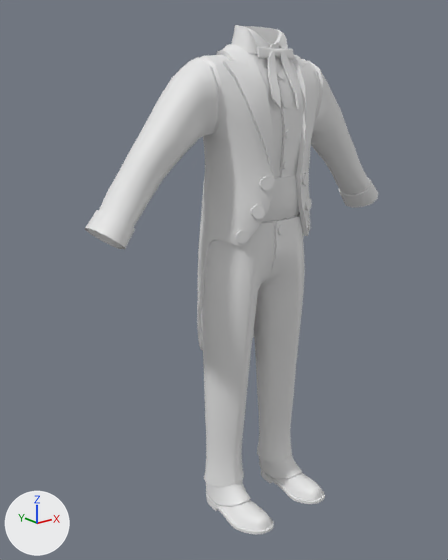
Renders of the Blender file Attires_Characters/1_MainCharacters/GingerDevil/Attire_MainCharacter_GingerDevil.blend from each side of a commit.
Both versions are drawn from a 50 mm camera at (-1.306, -1.469, 1.415) aimed at (0.005, 0.17, 0.76). The axes (+X, +Y, +Z) are drawn at lower left. The lights are the same throughout. The older version comes first.

Names of what the first picture shows: 'Attire_MainCharacter_GingerDevil'.
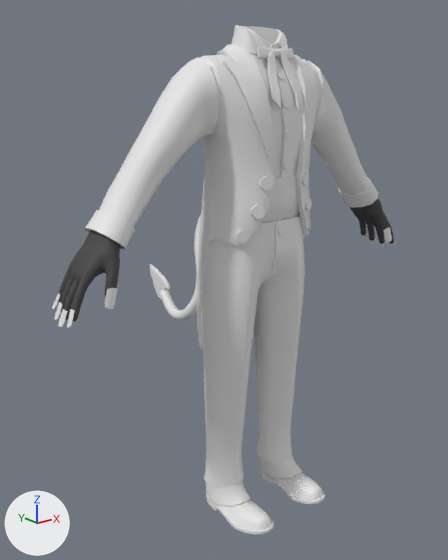
Commit message: Added GingerDevil character

Boxes (x1, y1, x2, y2) around the edits, measured in the pictures (448 x 560 px):
'Attire_MainCharacter_GingerDevil', reshaped (17% wider): before (85, 25, 378, 534); after (52, 25, 396, 534)
part 1 of me_attire_maincharacter_gingerdevil, added: after (350, 199, 396, 247)
part 2 of me_attire_maincharacter_gingerdevil, added: after (52, 230, 121, 328)
part 3 of me_attire_maincharacter_gingerdevil, added: after (150, 215, 201, 321)

Patch to the scene script:
```diff
--- a/Attires_Characters/1_MainCharacters/GingerDevil/Attire_MainCharacter_GingerDevil.blend.py
+++ b/Attires_Characters/1_MainCharacters/GingerDevil/Attire_MainCharacter_GingerDevil.blend.py
@@ mat_material_skin @@
+mat_material_skin = principled_material('Material_Skin')
+mat_material_skin.base_color = (0.0569, 0.0569, 0.0569)  # dark grey #434343
+mat_material_skin.roughness = 0.7
@@ mat_material_attire_maincharacter_gingerdevil @@
+mat_material_attire_maincharacter_gingerdevil = principled_material('Material_Attire_MainCharacter_GingerDevil')
+mat_material_attire_maincharacter_gingerdevil.base_color = (0.8, 0.8, 0.8)  # white #e7e7e7
@@ me_attire_maincharacter_gingerdevil @@
 # used by ob_attire_maincharacter_gingerdevil; location = (0.0, 0.0, 0.0)
-me_attire_maincharacter_gingerdevil.from_pydata(...)  # 3406 vertices, 3662 faces; spans x -0.58..0.58, y -0.23..0.15, z 0.0..1.59
+me_attire_maincharacter_gingerdevil.from_pydata(...)  # 5083 vertices, 5350 faces; spans x -0.69..0.69, y -0.23..0.6, z 0.0..1.59
+# me_attire_maincharacter_gingerdevil part 1: 680 vertices added at x 0.47..0.69, y -0.1..0.09, z 0.81..1.08
+# me_attire_maincharacter_gingerdevil part 2: 680 vertices added at x -0.69..-0.47, y -0.1..0.09, z 0.81..1.08
+# me_attire_maincharacter_gingerdevil part 3: 317 vertices added at x -0.07..0.05, y 0.12..0.6, z 0.56..1.04
+me_attire_maincharacter_gingerdevil.materials.append(mat_material_attire_maincharacter_gingerdevil)  # white #e7e7e7
+me_attire_maincharacter_gingerdevil.materials.append(mat_material_skin)  # dark grey #434343
```
